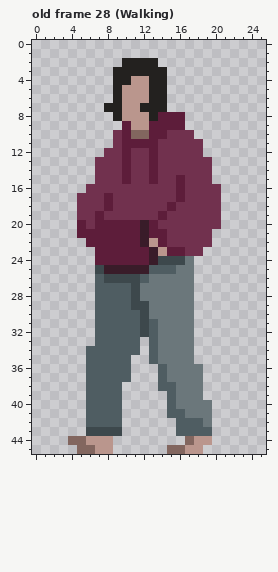
Pixel-art file -- Assets/Sprites/Animaciones/Animaciones - Claire.aseprite. The picture above is the old version.
26x46 pixels, 28 frames. Shown: old frame 28 (Walking).
After:
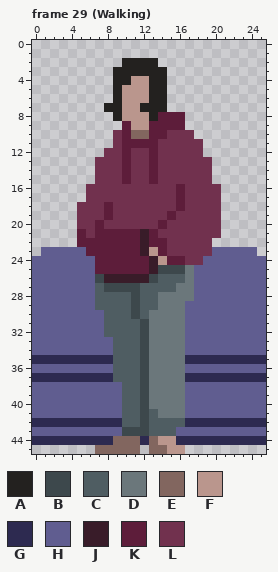
Palette (. is transparent): A #23211f  B #3d484c  C #4f5d62  D #6b777b  E #82665f  F #ba968d  G #2d2a50  H #605d90  J #391c29  K #5d1d3a  L #71314e
Difference:
frames 28 -> 29
layer "Sofa" added
layer "Sitting" added
Changed rows in their new state; - is an unchanged pixel.
Frame 29 (Walking) against old frame 28 (Walking), layers "Layer 1", "Sitting", "Sofa":
first column x 0:
15 ----------------L---------
17 -----.--L-----------------
18 ---------------LK---------
19 -------LK-----LK----------
20 -----L--LLLLLLK-----------
21 ------L-------L-----L-----
22 -----K-------K------------
23 -HHHHHK-----JFKLL--LHHHHH-
24 HHHHHHH-------FKKLLHHHHHHH
25 HHHHHHHKKKKKKJBBB-HHHHHHHH
26 HHHHHHHBJJJJJBCCC-HHHHHHHH
27 HHHHHHH-BBB-CCCC--HHHHHHHH
28 HHHHHHH-----CC----HHHHHHHH
29 HHHHHHH-----CC---HHHHHHHHH
30 HHHHHHHH---BC----HHHHHHHHH
31 HHHHHHHH-----D---HHHHHHHHH
32 HHHHHHHH-----D---HHHHHHHHH
33 HHHHHHHHH---BD---HHHHHHHHH
34 HHHHHHHHH---BD---HHHHHHHHH
35 GGGGGGGGG--CBD---GGGGGGGGG
36 HHHHHHHHH--CBDD--HHHHHHHHH
37 GGGGGGGGG--CBDD--GGGGGGGGG
38 HHHHHHHHHHCCBDDD-HHHHHHHHH
39 HHHHHHHHHHCCBDDD-HHHHHHHHH
40 HHHHHHHHHHCCBDDD-HHHHHHHHH
41 HHHHHHHHHHCCBCDDDHHHHHHHHH
42 GGGGGGGGGGCCBCCC-GGGGGGGGG
43 HHHHHHHHHHBBBCCCHHHHHHHHHH
44 GGGGGGGGGEEEGEFFGGGGGGGGGG
45 -----..EEEEE-EEFF..-------
Pixel boxes of the changes (left, top, right, bottom) in both pictures:
changed: (32, 175, 266, 454)
